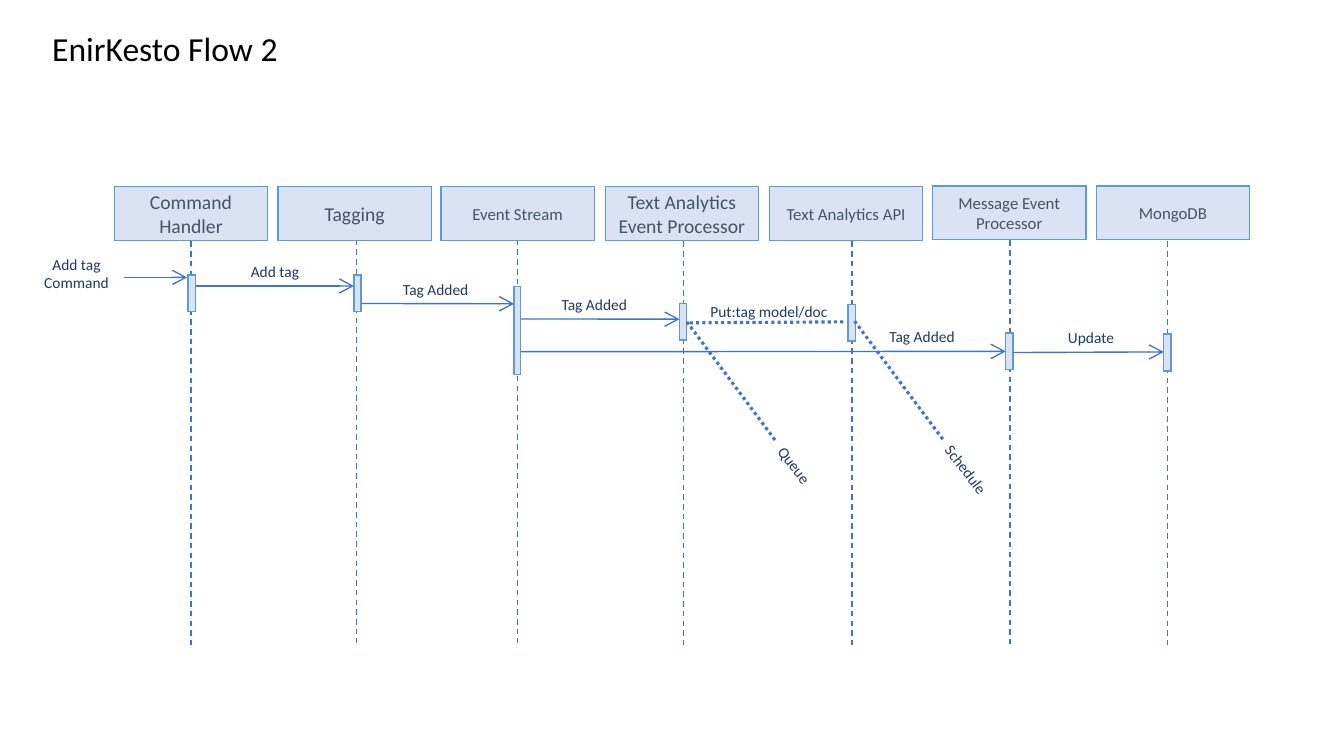
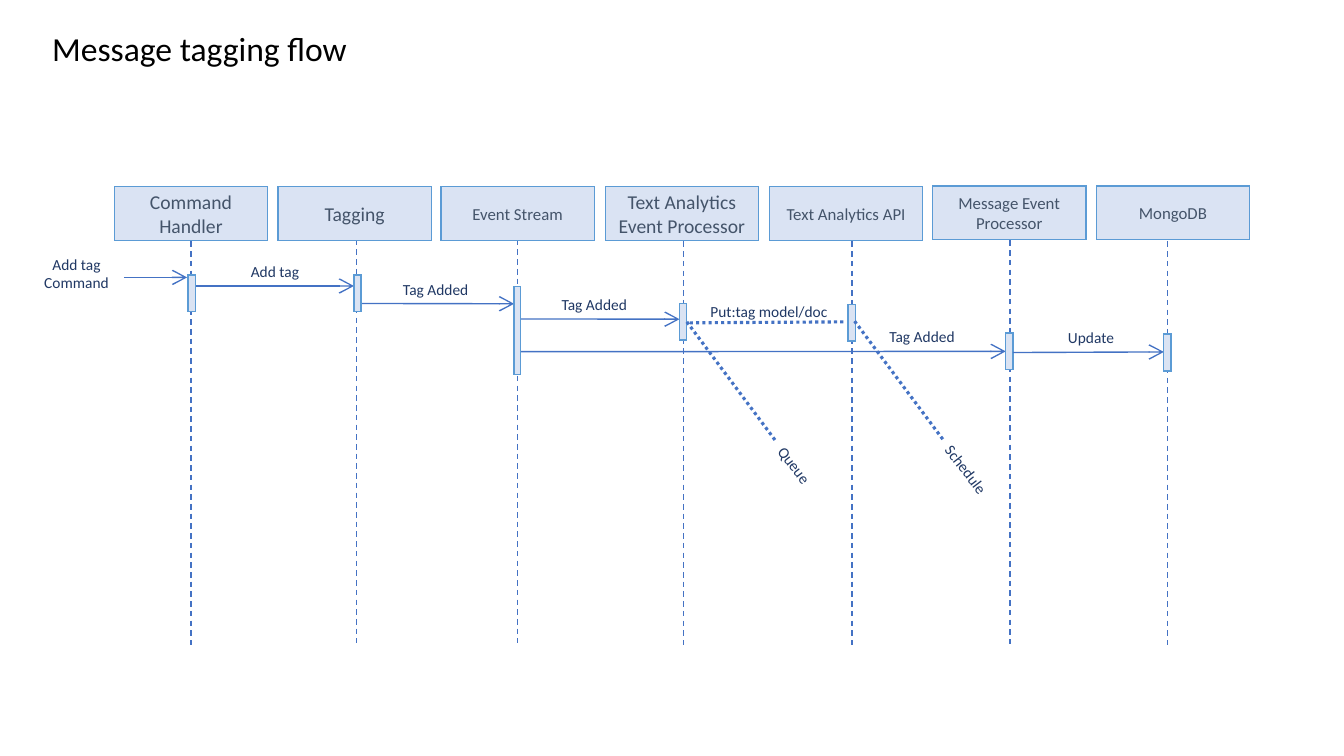
Before and after one commit to msdevno/enirkesto, a slide deck: slide 2 of Documentation/EnirKesto flow ppt.pptx. Drawn at 1344x756 pixels with LibreOffice and Linux fonts; fonts in the diff are those of the drawing. Boxes give left, top, right and bottom in pixels: in the first picture for what was removed or moved away, otherwise in the second. Text is boxed around its words. In the diff, an @@ line names an element or a change of style, - is before the commit and + after.

```diff
--- a/Documentation/EnirKesto flow ppt.pptx
+++ b/Documentation/EnirKesto flow ppt.pptx
@@ text at (52,38,346,67): text changed @@
-EnirKesto Flow 2
+Message tagging flow
```
Also in this commit, not shown: 1 other slide changed.
